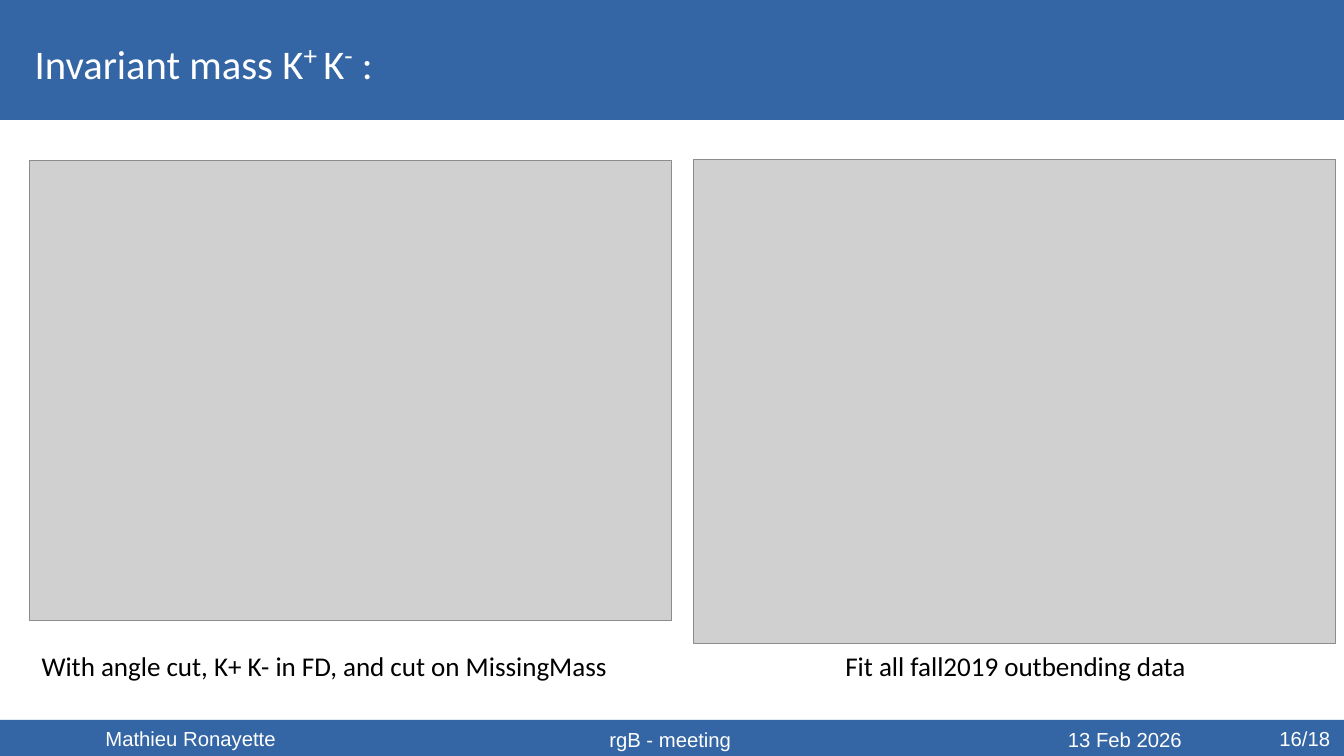
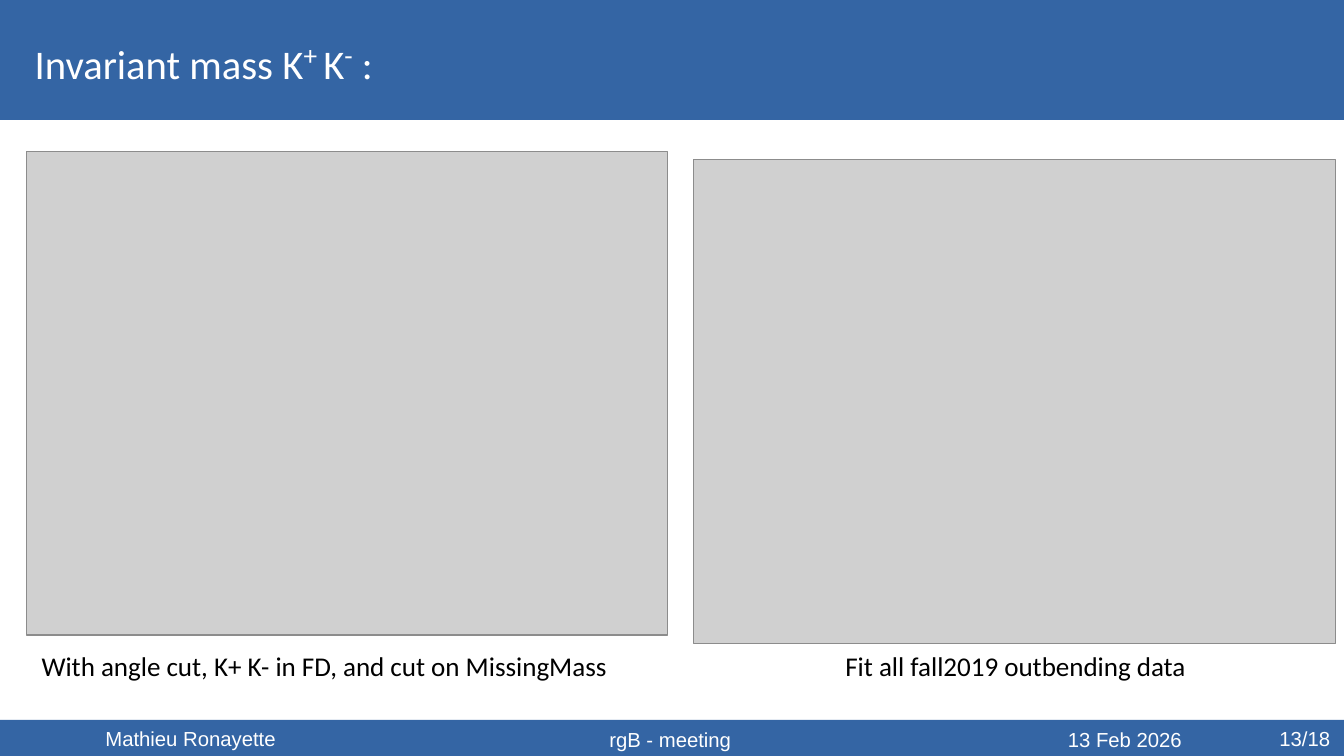
Before and after one commit to mathieuryt/phi_analysis, a slide deck: slide 13 of electroproduction/presentations/ClasMeeting_ronayette.odp (slide 17 before the commit). Drawn at 1344x756 pixels with LibreOffice and Linux fonts; fonts in the diff are those of the drawing; grey boxes stand for pictures. Boxes give left, top, right and bottom in pixels: in the first picture for what was removed or moved away, otherwise in the second. Text is boxed around its words. In the diff, an @@ line names an element or a change of style, - is before the commit and + after.

```diff
--- a/electroproduction/presentations/ClasMeeting_ronayette.odp
+++ b/electroproduction/presentations/ClasMeeting_ronayette.odp
@@ picture: place and size @@
-picture at <box>29,161,672,621</box>
+picture at <box>27,151,668,635</box>
@@ text at <box>1279,731,1330,747</box>: text changed @@
-16/18
+13/18
```
Also in this commit, not shown: 15 other slides changed, 3 slides added.
